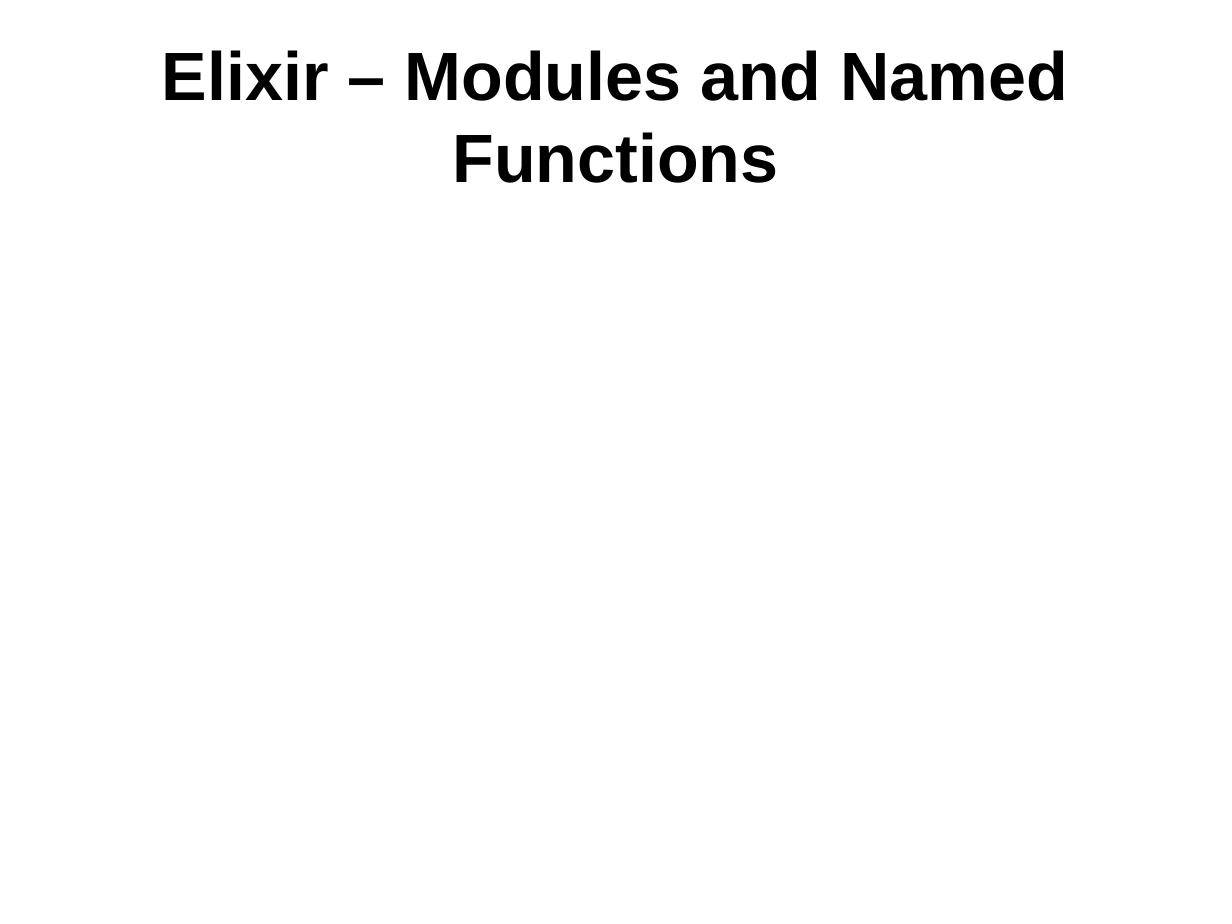
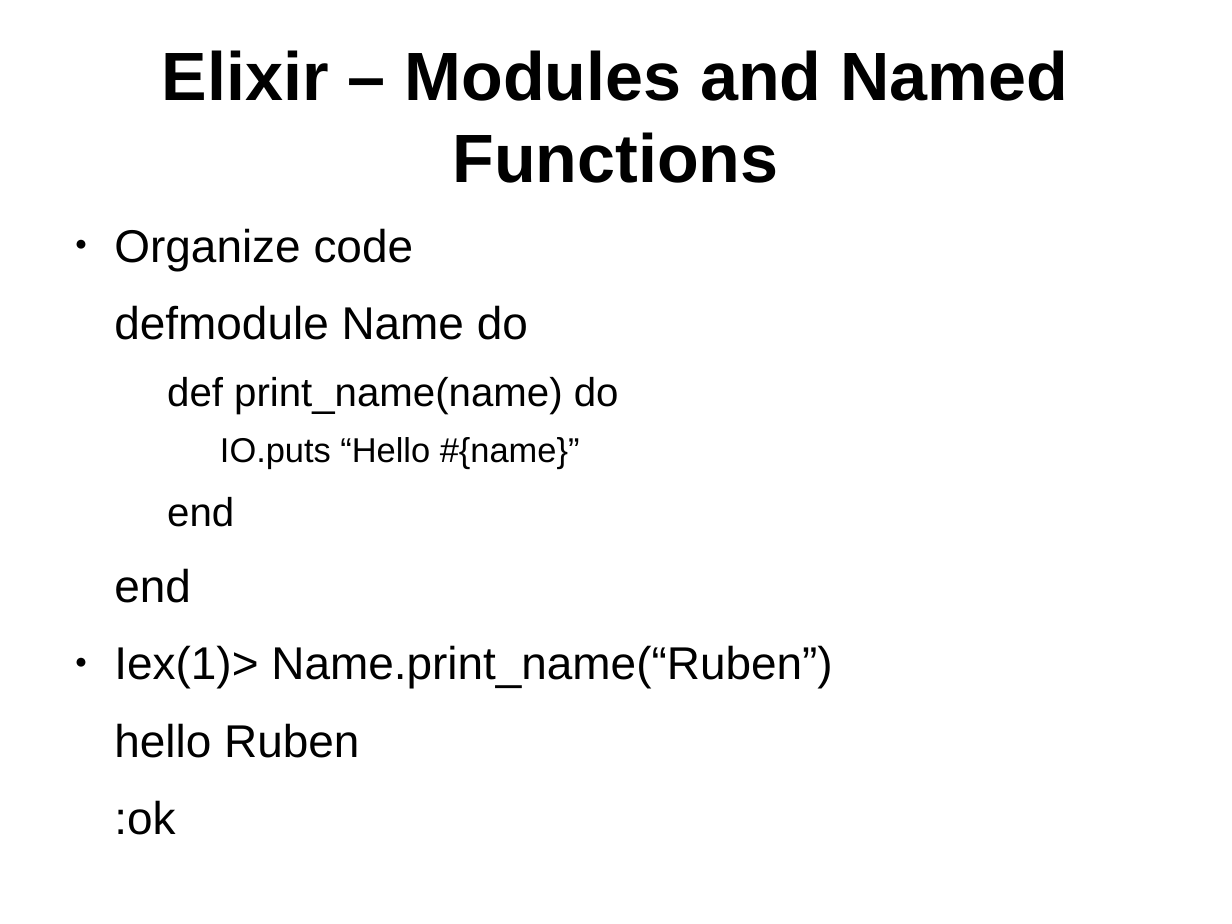
Before and after one commit to ramortegui/talks, a slide deck: slide 12 of elixir-basics.odp (slide 10 before the commit). Drawn at 1232x924 pixels with LibreOffice and Linux fonts; fonts in the diff are those of the drawing. Boxes give left, top, right and bottom in pixels: in the first picture for what was removed or moved away, otherwise in the second. Text is boxed around its words. In the diff, an @@ line names an element or a change of style, - is before the commit and + after.

Commit message:
Add Basics, Anoymous functions, Modules and Named Functions Slides.

```diff
--- a/elixir-basics.odp
+++ b/elixir-basics.odp
@@ text added at (114,228,832,758), 29.6 pt, text #000000 @@
+● Organize code
+defmodule Name do
+  def print_name(name) do
+    IO.puts “Hello #{name}”
+  end
+end
+● Iex(1)> Name.print_name(“Ruben”)
+hello Ruben
+:ok
```
Also in this commit, not shown: 1 other slide changed, 3 slides added, 3 slides removed.
